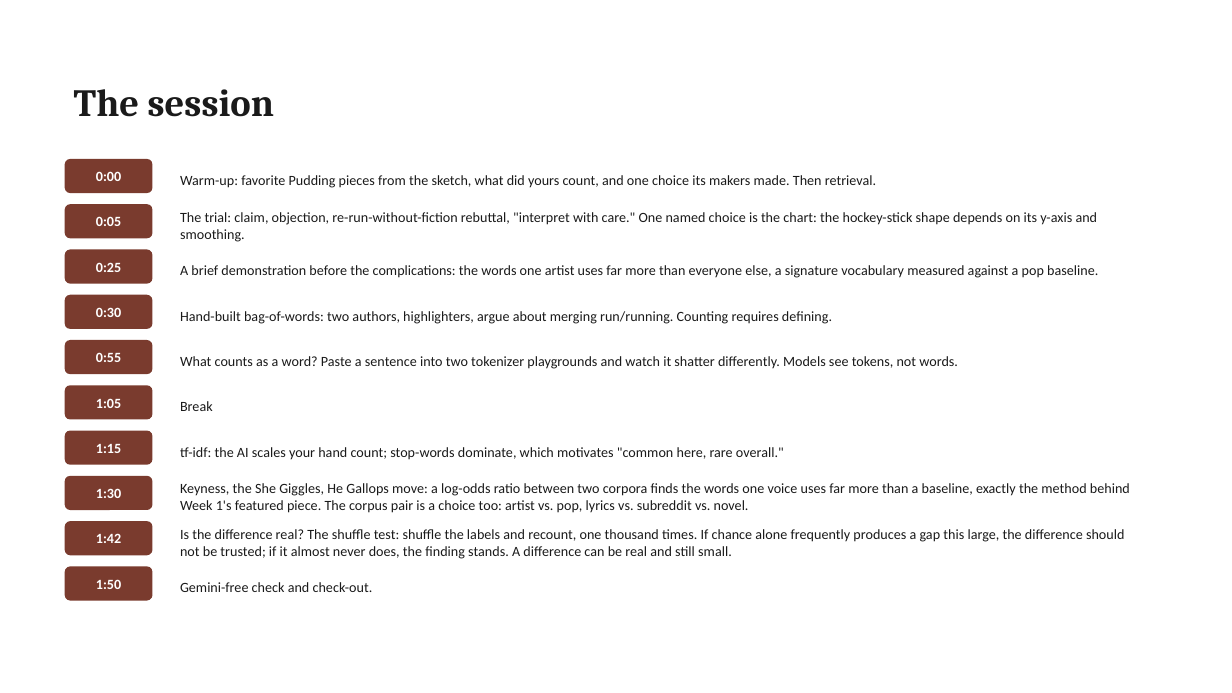
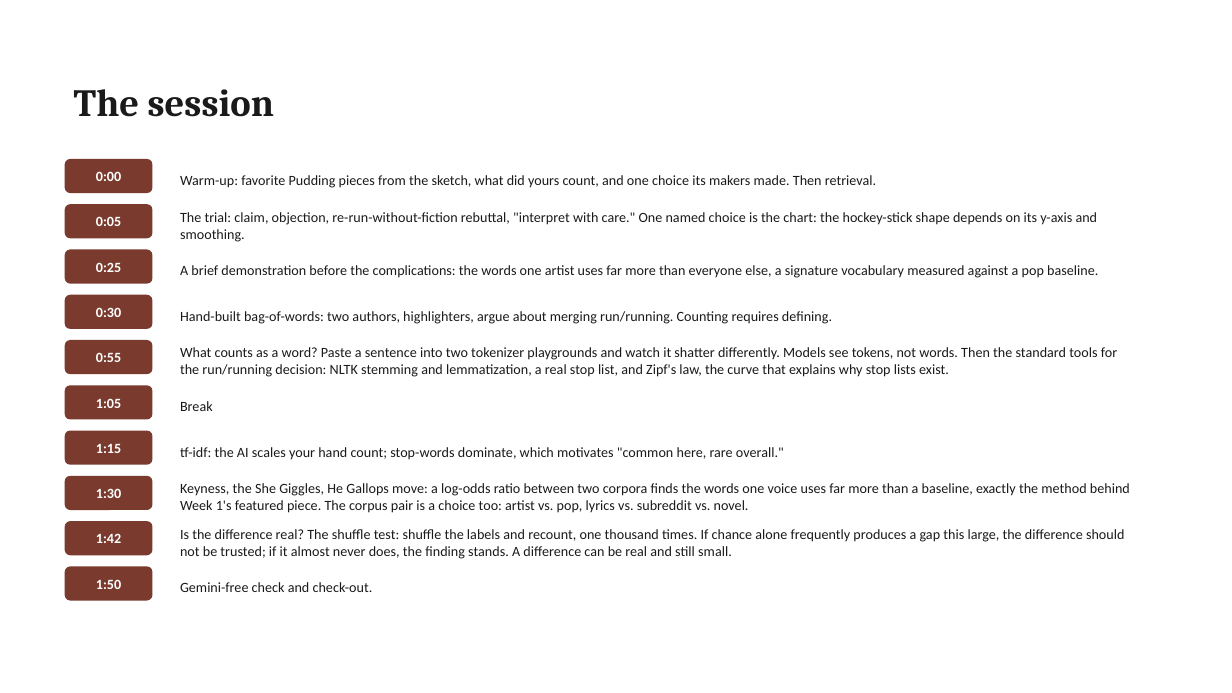
Before and after one commit to lucianli123/culture-as-data-2026, a slide deck: slide 9 of slides/pptx/week-02.pptx. Drawn at 1232x693 pixels with LibreOffice and Linux fonts; fonts in the diff are those of the drawing. Boxes give left, top, right and bottom in pixels: in the first picture for what was removed or moved away, otherwise in the second. Text is boxed around its words. In the diff, an @@ line names an element or a change of style, - is before the commit and + after.

Commit message:
Week 2: NLTK stemming/lemmatization/stop list and Zipf's law; fix CRLF corruption in text snapshots (loader normalization + .gitattributes)

```diff
--- a/slides/pptx/week-02.pptx
+++ b/slides/pptx/week-02.pptx
@@ text at <box>180,347,1117,377</box>: text changed @@
-What counts as a word? Paste a sentence into two tokenizer playgrounds and watch it shatter differently. Models see tokens, not words.
+What counts as a word? Paste a sentence into two tokenizer playgrounds and watch it shatter differently. Models see tokens, not words. Then the standard tools for the run/running decision: NLTK stemming and lemmatization, a real stop list, and Zipf's law, the curve that explains why stop lists exist.
```
Also in this commit, not shown: 1 other slide changed, 22 other files.
